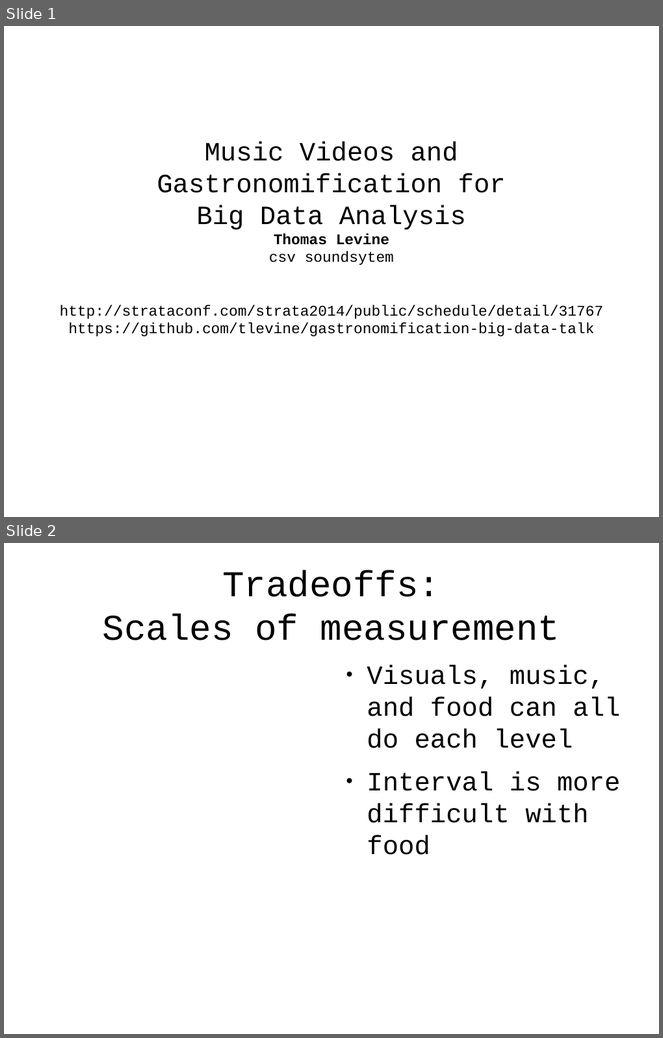
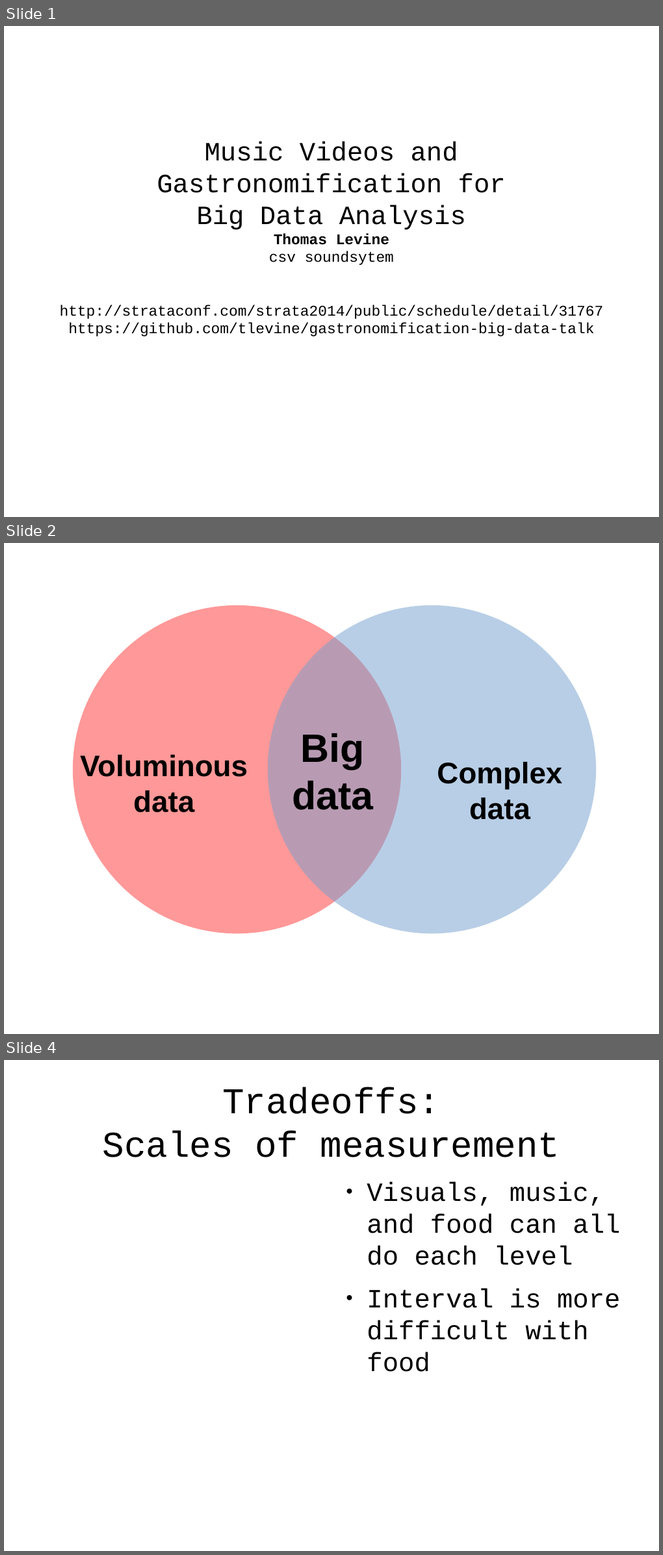
Before and after one commit to tlevine/gastronomification-big-data-talk, a slide deck: big-senses.odp. Shown one above the other, each under a label of ours: slides 1 and 2 before the commit, slides 1, 2 and 4 after it; the slides between them are not shown. The pictures are 663x1038 and 663x1555 pixels, drawn with LibreOffice and Linux fonts; fonts in the diff are those of the drawing; background and template pictures are left out. Boxes give left, top, right and bottom in pixels: in the first picture for what was removed or moved away, otherwise in the second. Text is boxed around its words. In the diff, an @@ line names an element or a change of style, - is before the commit and + after.

Commit message:
volume complexity

```diff
--- a/big-senses.odp
+++ b/big-senses.odp
@@ slide 2 added at [4,543,659,1034], background #FFFFFF @@
@@ ellipse added at [73,605,402,934], fill #FF3333 at 50% opacity @@
@@ ellipse added at [268,605,597,934], fill #729FCF at 50% opacity @@
@@ text added at [292,733,373,810], 48 pt, text #000000, bold @@
+Big
+data
@@ text added at [80,755,248,813], 36 pt, text #000000, bold @@
+Voluminous
+data
@@ text added at [437,762,562,820], 36 pt, text #000000, bold @@
+Complex
+data
@@ what was slide 2 is now slide 4 @@
```
Also in this commit, not shown: 1 slide changed, 1 other slide added.
